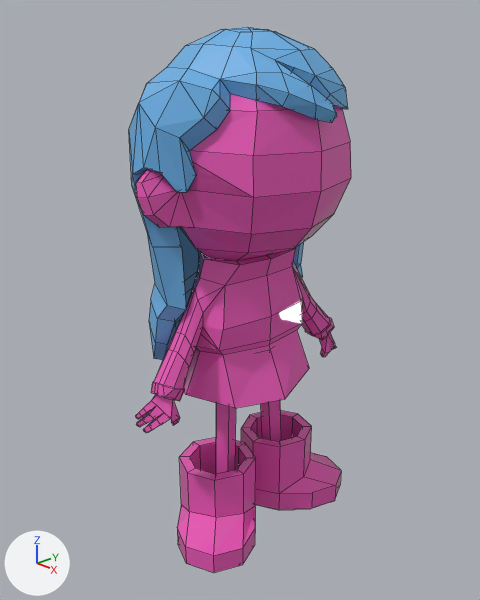
A saved change to the Blender file Hilda-Dec-22-2024.blend.
The view is the same before and after, from a camera (50 mm lens) standing at (2.06, -1.98, 2.23) and looking at (-0.03, -0.01, 1.15). Arrows for +X, +Y and +Z are at lower left; the lights stay in place. The picture after the commit comes second. Mesh edges are drawn as thin lines.

Names of what the first picture shows: 'Body.001', 'Body.002'.
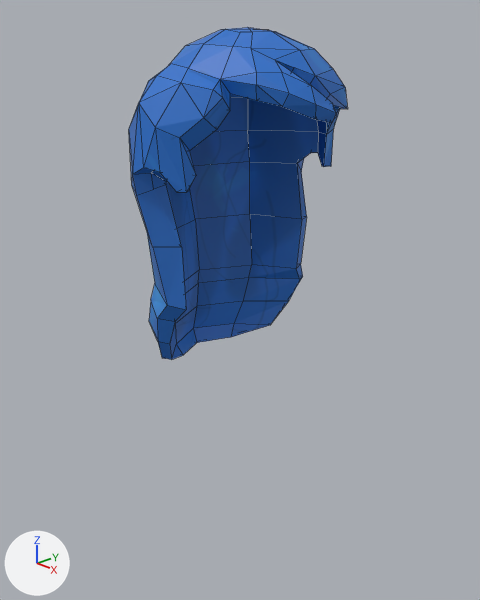
Boxes [x1, y1, x2, y2] around the edits, measured in the pictures (480 x 600 px; the box of a moved part takes in the faces that stretch with it):
'Body.001', hidden (pink): before [135, 94, 351, 573]
'Body.002', surface changed, reshaped (darker): [129, 27, 348, 360] in both
part 1 of me_object_004, moved or reshaped (not visible before): after [297, 159, 307, 219]
part 2 of me_object_004, reshaped: [139, 44, 230, 138] in both
part 3 of me_object_004, cut back: before [149, 302, 175, 360]; after [149, 302, 183, 360]
part 4 of me_object_004, surface changed (darker): [129, 27, 348, 358] in both

Diff of the bpy script that builds the scene:
```diff
--- a/Hilda-Dec-22-2024.blend.py
+++ b/Hilda-Dec-22-2024.blend.py
@@ img_material_002_base_color @@
+img_material_002_base_color = load_image('Material.002 Base Color', '_unpacked/Material.002_Base_Color', 1024, 1024, 'sRGB')
@@ mat_material_002 @@
 mat_material_002 = principled_material('Material.002')
-mat_material_002.base_color = (0.144, 0.441, 0.8)  # blue #6ab1e7
+mat_material_002.texture = img_material_002_base_color
@@ me_object_004 @@
 # used by ob_body_002; location = (0.0, 0.0, 0.0)
 # verts and faces of me_object_004; kept vertices keep their numbers, new ones are numbered from 214
 # before: 2 (-0.017, 0.378, 1.468), 41 (-0.043, 0.443, 1.465), 170 (-0.08, 0.404, 1.725), 172 (-0.107, 0.466, 1.675), 174 (-0.095, 0.474, 1.763)
 # before: 179 (-0.094, 0.427, 1.741), 180 (-0.087, 0.435, 1.696)
 # before: 54 (-0.001, -0.23, 2.25) at pixel (203, 43), 67 (0.058, -0.398, 2.123) at pixel (179, 80), 72 (0.194, -0.324, 2.067) at pixel (220, 97), 75 (-0.214, -0.149, 2.244) at pixel (185, 45), 76 (-0.297, -0.29, 2.1) at pixel (146, 83)
 # before: 84 (0.172, -0.342, 2.095) at pixel (212, 89), 99 (-0.262, -0.212, 2.161) at pixel (166, 67), 101 (0.004, -0.314, 2.165) at pixel (188, 68), 146 (-0.094, -0.477, 2.043) at pixel (138, 102)
 # before: 115 (-0.088, -0.397, 1.026) at pixel (167, 344), 120 (-0.099, -0.45, 1.05) at pixel (155, 342), 121 (-0.304, -0.335, 1.057) at pixel (148, 320), 125 (-0.166, -0.364, 0.915) at pixel (163, 360), 130 (-0.176, -0.409, 0.934) at pixel (153, 358)
 # before: 131 (-0.3, -0.288, 0.935)
-me_object_004.from_pydata(...)  # 214 vertices, 226 faces; spans x -0.491..0.436, y -0.508..0.514, z 0.85..2.314
+me_object_004.from_pydata(...)  # 215 vertices, 226 faces; spans x -0.491..0.436, y -0.508..0.514, z 0.85..2.314
+# me_object_004 part 1
+delete_vertices([180])  # with the faces that use them
+faces += [(170, 172, 174, 179), (2, 41, 172, 170)]
+# me_object_004 part 2
+delete_faces([(54, 75, 99, 101), (67, 101, 99, 76), (67, 76, 146)])
+verts[67] = (0.058, -0.392, 2.116)  # moved, pixel (181, 82)
+verts[72] = (0.194, -0.31, 2.067)  # moved, pixel (222, 97)
+verts[76] = (-0.297, -0.281, 2.11)  # moved, pixel (148, 80)
+verts[84] = (0.172, -0.336, 2.095)  # moved, pixel (213, 89)
+verts[214] = (-0.114, -0.374, 2.137)  # pixel (156, 75)
+verts[215] = (-0.135, -0.287, 2.178)  # pixel (170, 63)
+faces += [(54, 75, 99, 215, 101), (76, 214, 215, 99), (76, 146, 214), (67, 101, 215, 214), (67, 214, 146)]
+# me_object_004 part 3
+delete_faces([(121, 131, 130), (120, 121, 130)])
+verts[115] = (-0.088, -0.383, 1.026)  # moved, pixel (169, 344)
+verts[120] = (-0.099, -0.437, 1.05)  # moved, pixel (157, 341)
+verts[125] = (-0.142, -0.334, 0.915)  # moved, pixel (171, 359)
+verts[130] = (-0.153, -0.379, 0.934)  # moved, pixel (162, 358)
+faces += [(120, 121, 131, 130)]
+# me_object_004 part 4: 218 kept faces spanning x -0.491..0.436, y -0.508..0.514, z 0.85..2.314 get new texture (UV) coordinates
 me_object_004.materials.append(mat_material_002)
@@ ob_body_001 @@
 ob_body_001.location = (0.0, 0.0, 0.0)
+ob_body_001.hide_set(True)
```
